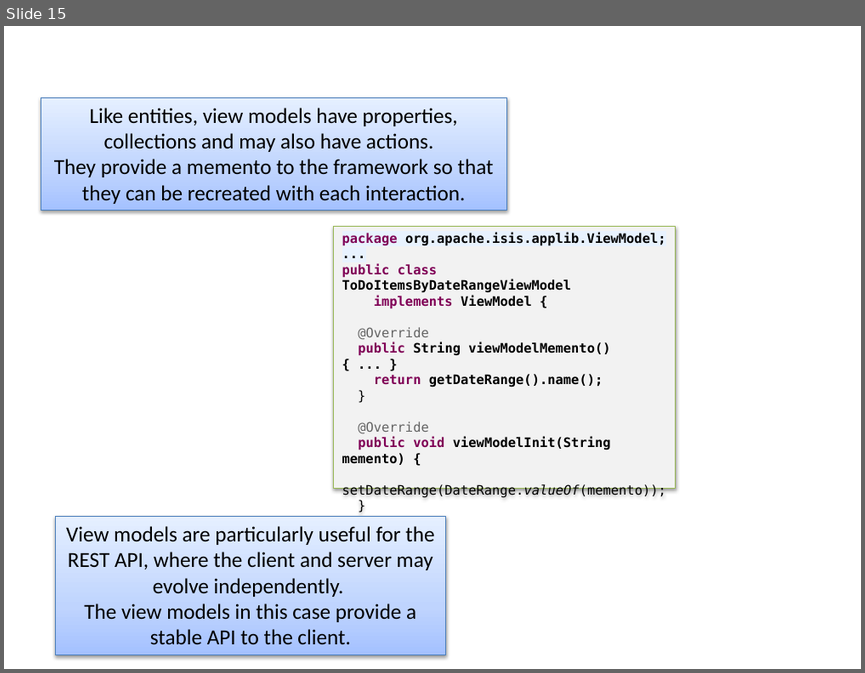
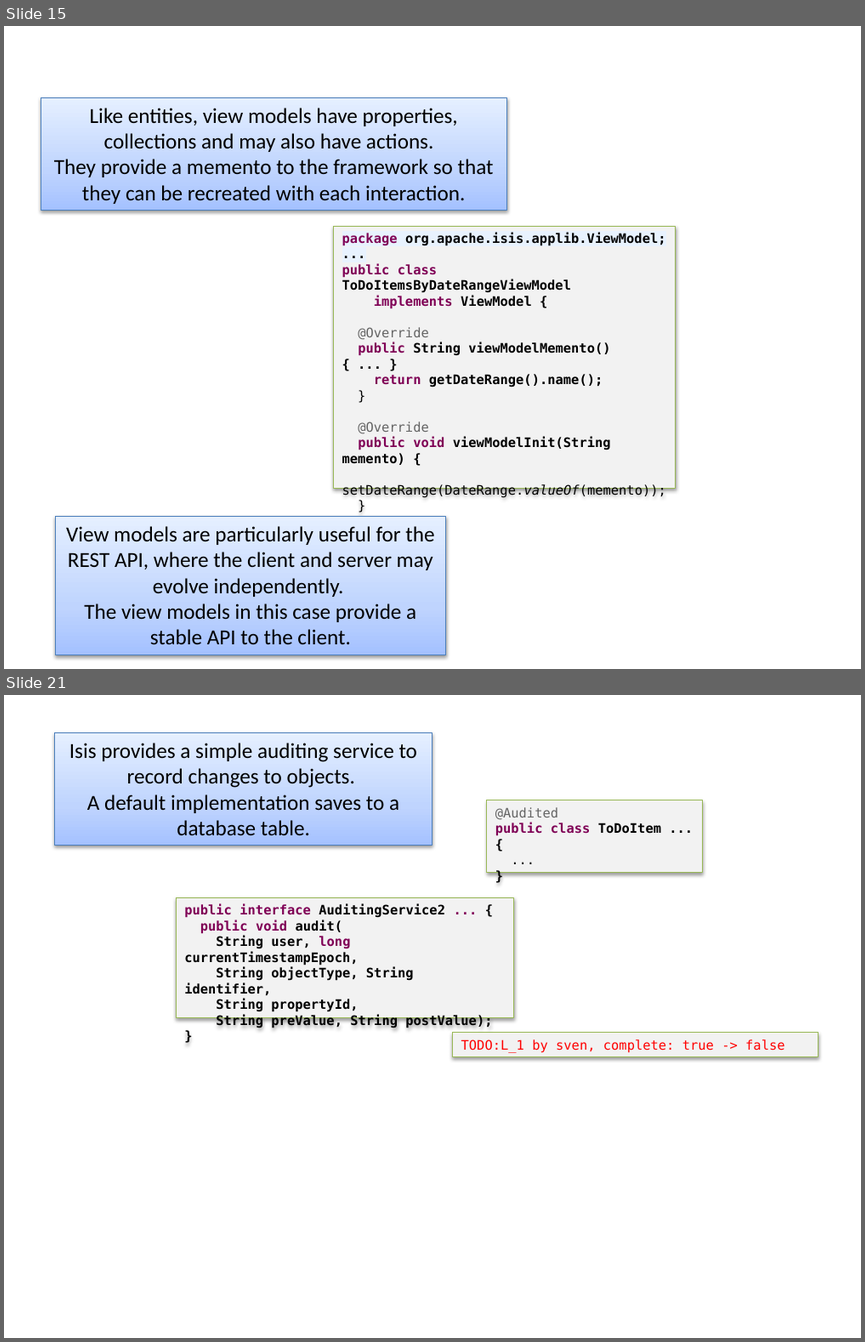
Before and after one commit to apache/causeway-site, a slide deck: content/images/screenshots2/screenshot-captions.pptx. Shown one above the other, each under a label of ours: slide 15 before the commit, slides 15 and 21 after it; the slides between them are not shown. The pictures are 865x673 and 865x1342 pixels, drawn with LibreOffice and Linux fonts; fonts in the diff are those of the drawing. Boxes give left, top, right and bottom in pixels: in the first picture for what was removed or moved away, otherwise in the second. Text is boxed around its words. In the diff, an @@ line names an element or a change of style, - is before the commit and + after.

```diff
--- a/content/images/screenshots2/screenshot-captions.pptx
+++ b/content/images/screenshots2/screenshot-captions.pptx
@@ slide 21 added at bbox=[4, 695, 861, 1338], background #FFFFFF @@
@@ rectangle added at bbox=[54, 732, 432, 845], fill gradient #A4C4FF to #BFD4FF to #E6EEFF, outline #4B7EBC 0.75 pt, 18 pt, text #000000 @@
+Isis provides a simple auditing service to record changes to objects.
+A default implementation saves to a database table.
@@ rectangle added at bbox=[487, 800, 703, 873], fill #F2F2F2, outline #98B955 0.75 pt, 11 pt, text #000000, bold @@
+@Audited
+public class ToDoItem ... {
+...
+}
@@ rectangle added at bbox=[177, 898, 514, 1018], fill #F2F2F2, outline #98B955 0.75 pt, 11 pt, text #000000, bold @@
+public interface AuditingService2 ... {
+public void audit(
+String user, long currentTimestampEpoch,
+String objectType, String identifier,
+String propertyId,
+String preValue, String postValue);
+}
@@ rectangle added at bbox=[453, 1032, 818, 1057], fill #F2F2F2, outline #98B955 0.75 pt, 11 pt, text #FF0000 @@
+TODO:L_1 by sven, complete: true -> false
```
Also in this commit, not shown: 1 slide changed, 6 other slides added, 4 slides removed, 1 other file.
